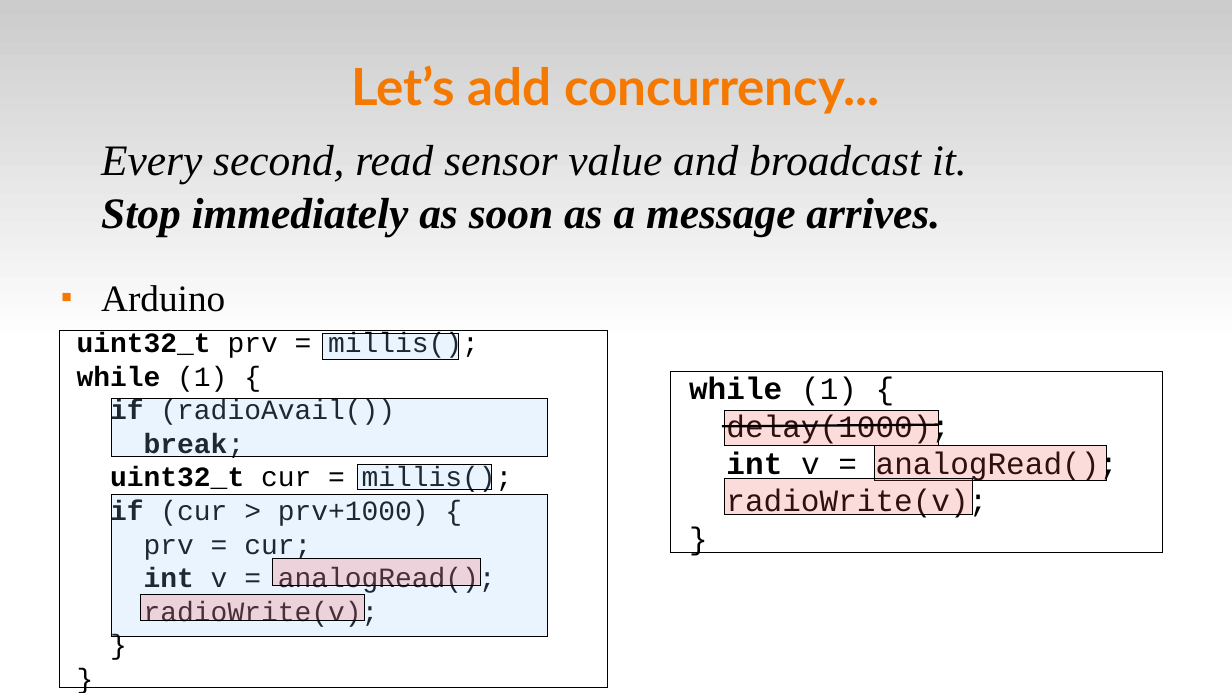
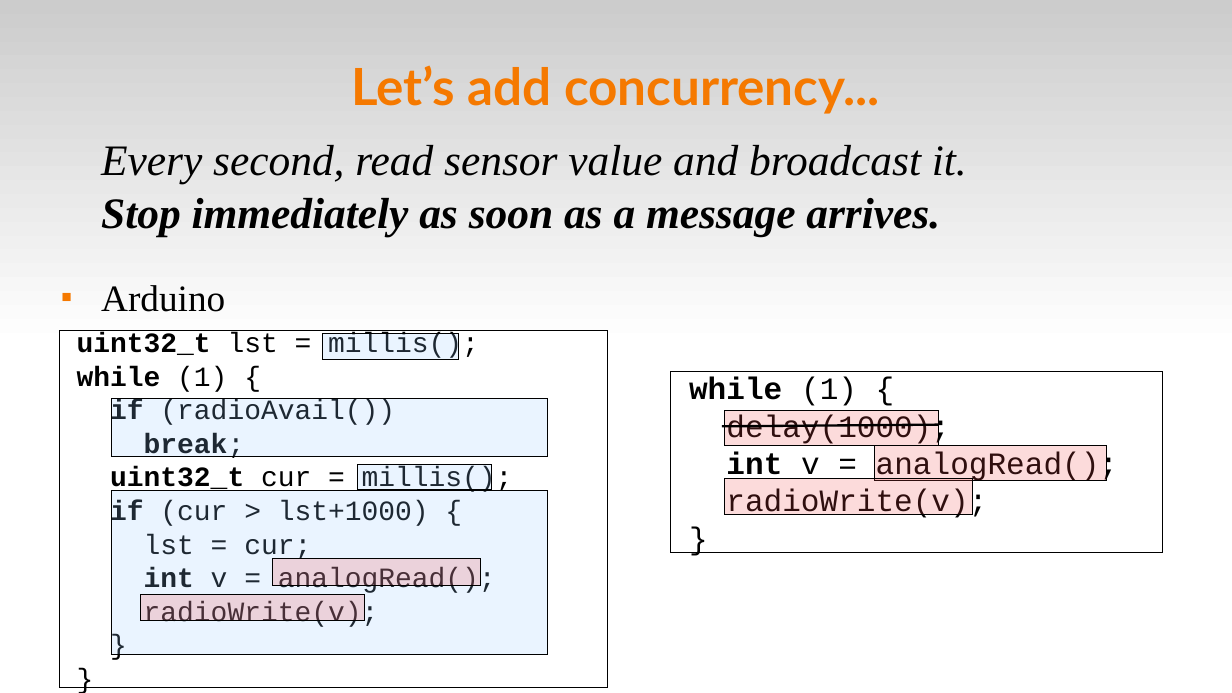
Before and after one commit to fsantanna-uerj/serrapilheira, a slide deck: slide 11 of LCTES/ceu-lctes-wip.odp. Drawn at 1232x693 pixels with LibreOffice and Linux fonts; fonts in the diff are those of the drawing. Boxes give left, top, right and bottom in pixels: in the first picture for what was removed or moved away, otherwise in the second. Text is boxed around its words. In the diff, an @@ line names an element or a change of style, - is before the commit and + after.

```diff
--- a/LCTES/ceu-lctes-wip.odp
+++ b/LCTES/ceu-lctes-wip.odp
@@ text in rectangle at bbox=[77, 333, 479, 360]: text changed @@
-uint32_t prv = millis();
+uint32_t lst = millis();
@@ text in rectangle at bbox=[110, 500, 429, 562]: text changed @@
-if (cur > prv+1000) {
-prv = cur;
+if (cur > lst+1000) {
+lst = cur;
@@ rectangle: place and size @@
-rectangle at bbox=[112, 494, 548, 636]
+rectangle at bbox=[112, 491, 548, 656]
```
Also in this commit, not shown: 3 other slides changed, 1 slide added, 8 other files.
